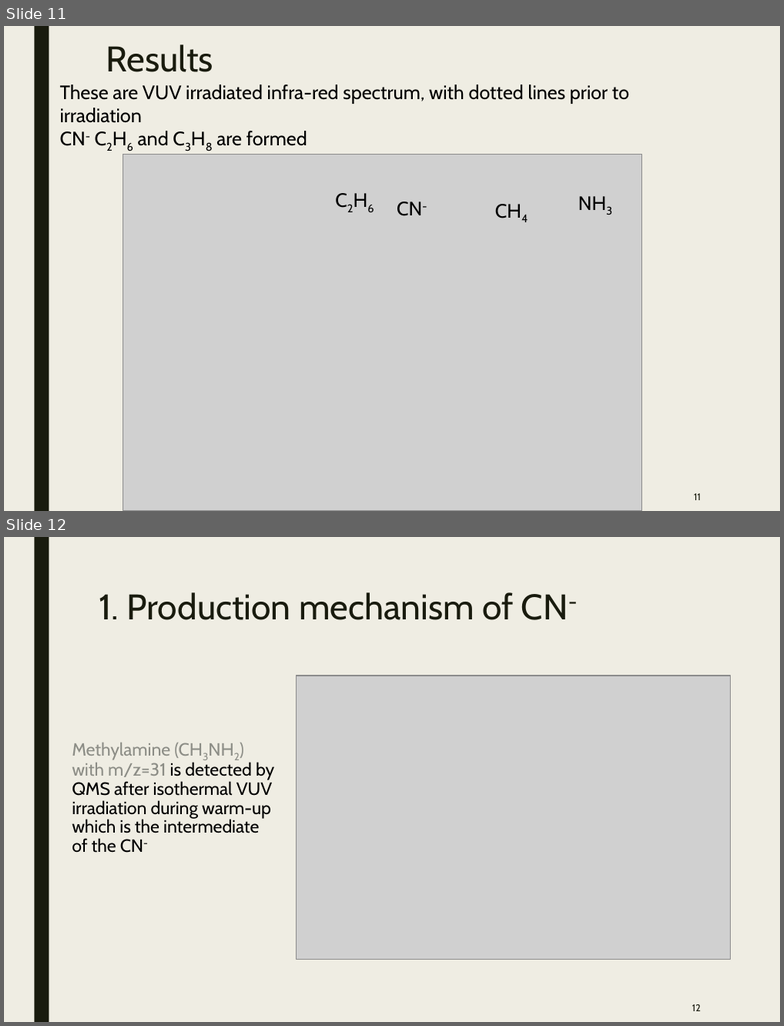
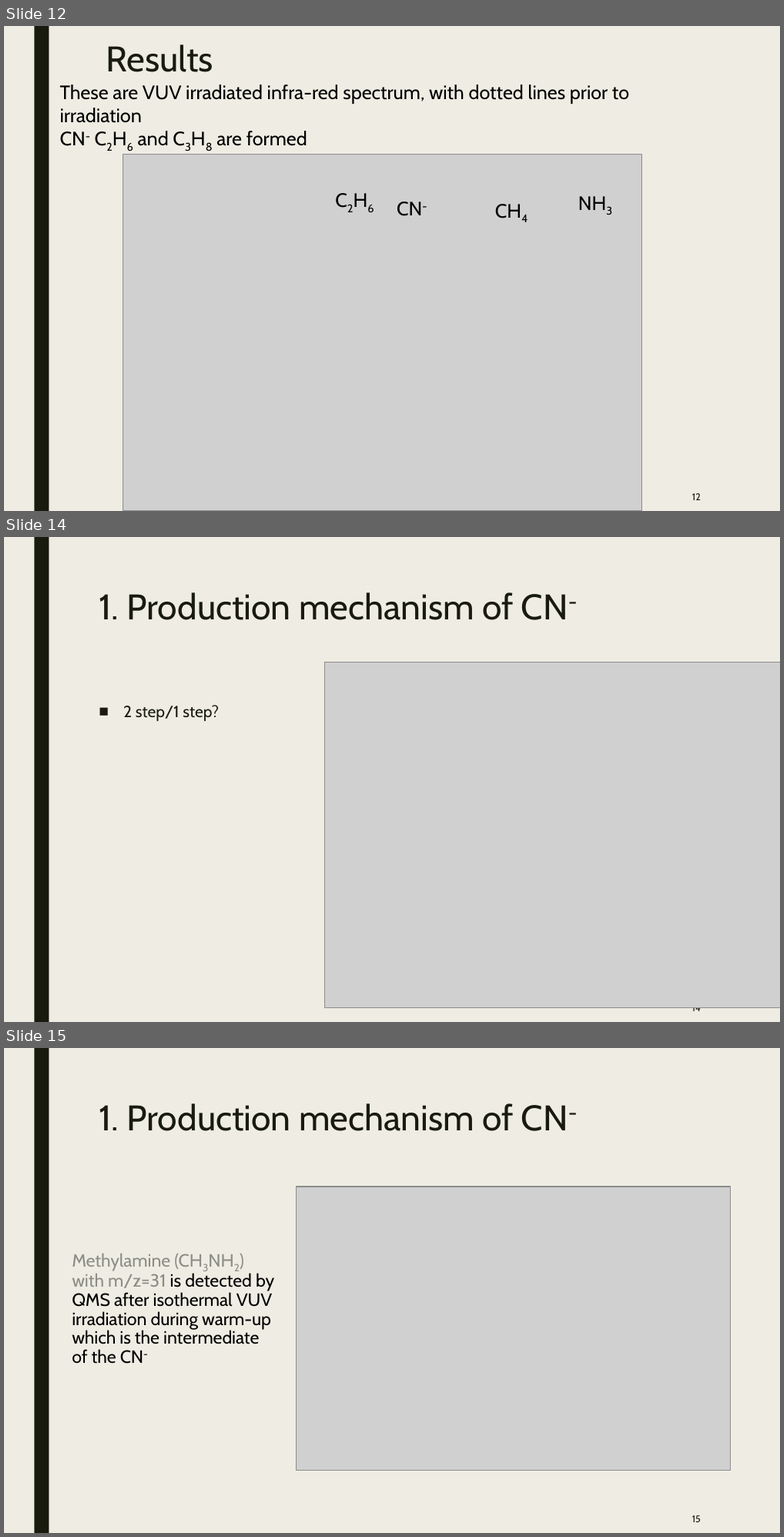
Before and after one commit to samuello1228/lily, a slide deck: doc/VUV and EUV irradiation of CH4 + NH3.pptx. Shown one above the other, each under a label of ours: slides 11 and 12 before the commit, slides 12, 14 and 15 after it; the slides between them are not shown. The pictures are 784x1026 and 784x1537 pixels, drawn with LibreOffice and Linux fonts; fonts in the diff are those of the drawing; grey boxes stand for pictures. Boxes give left, top, right and bottom in pixels: in the first picture for what was removed or moved away, otherwise in the second. Text is boxed around its words. In the diff, an @@ line names an element or a change of style, - is before the commit and + after.

```diff
--- a/doc/VUV and EUV irradiation of CH4 + NH3.pptx
+++ b/doc/VUV and EUV irradiation of CH4 + NH3.pptx
@@ slide 14 added at bbox=[4, 537, 780, 1022], background #EFEDE3; not listed: 1 template element that a slide beside it also shows @@
@@ title added at bbox=[99, 592, 568, 620], 33 pt, text #191B0E @@
+1. Production mechanism of CN-
@@ picture added at bbox=[324, 662, 780, 1007] @@
@@ text added at bbox=[123, 705, 219, 721], 15 pt, text #191B0E @@
+■ 2 step/1 step?
@@ page number added at bbox=[692, 1007, 702, 1011], 9 pt, text #191B0E @@
+14
@@ what was slide 11 is now slide 12 @@
@@ page number at bbox=[692, 493, 701, 500]: text changed @@
-11
+12
@@ what was slide 12 is now slide 15 @@
@@ page number at bbox=[692, 1515, 701, 1522]: text changed @@
-12
+15
```
Also in this commit, not shown: 11 slides changed, 2 other slides added.
